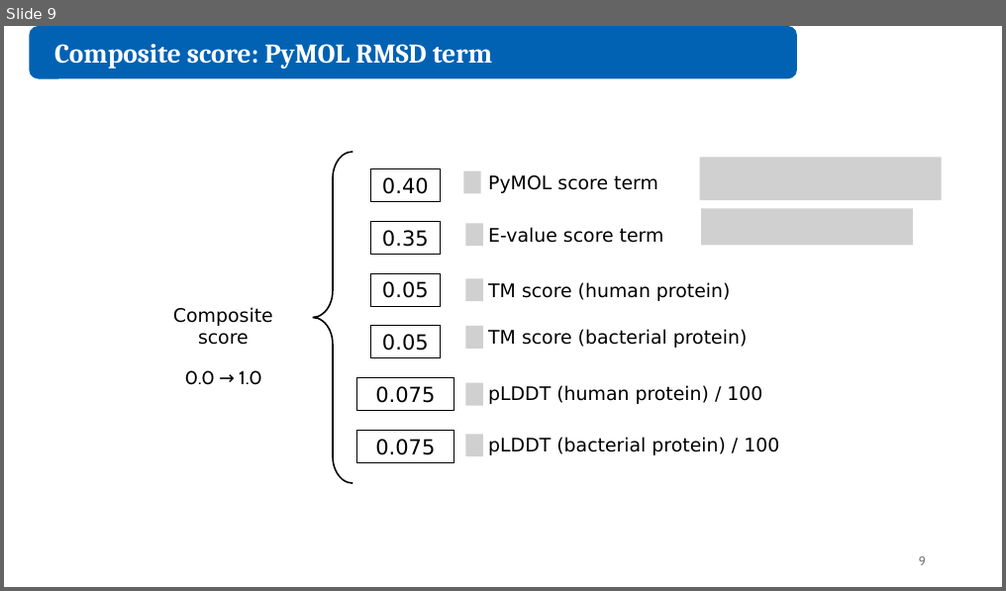
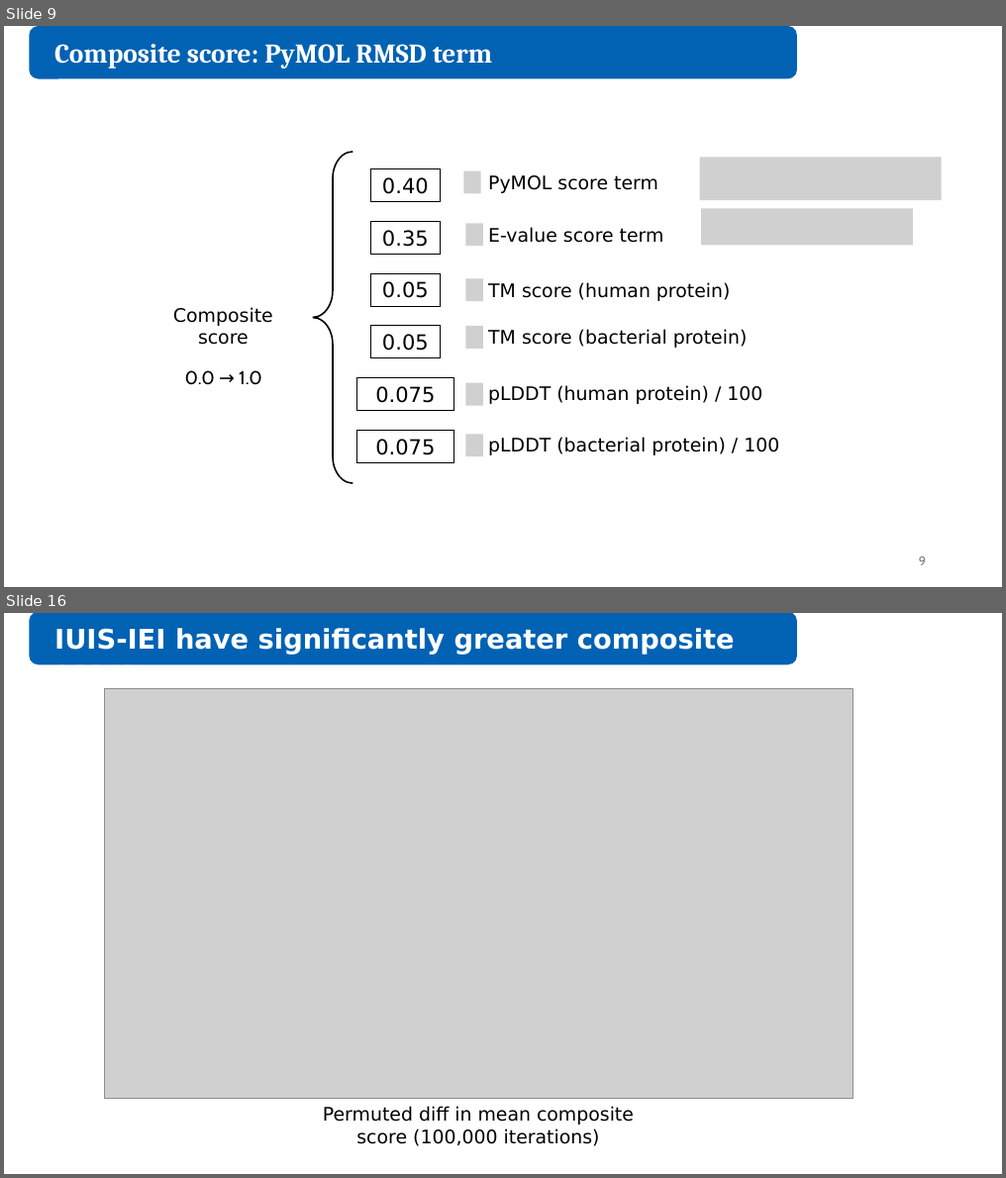
Before and after one commit to juliandeanmoran/BISSH, a slide deck: reports/2026-08-28_projectUpdate_3/2026-08-28_projectUpdate_3_jmoran.pptx. Shown one above the other, each under a label of ours: slide 9 before the commit, slides 9 and 16 after it; the slides between them are not shown. The pictures are 1006x591 and 1006x1178 pixels, drawn with LibreOffice and Linux fonts; fonts in the diff are those of the drawing; grey boxes stand for pictures. Boxes give left, top, right and bottom in pixels: in the first picture for what was removed or moved away, otherwise in the second. Text is boxed around its words. In the diff, an @@ line names an element or a change of style, - is before the commit and + after.

```diff
--- a/reports/2026-08-28_projectUpdate_3/2026-08-28_projectUpdate_3_jmoran.pptx
+++ b/reports/2026-08-28_projectUpdate_3/2026-08-28_projectUpdate_3_jmoran.pptx
@@ slide 16 added at (4, 613, 1002, 1174), background #FFFFFF @@
@@ rounded rectangle added at (30, 613, 796, 663), fill #0162B3, outline #0162B3 1.5 pt @@
@@ text added at (54, 628, 735, 665), 26 pt, text #FFFFFF, bold @@
+IUIS-IEI have significantly greater composite score
@@ picture added at (104, 689, 853, 1100) @@
@@ text added at (323, 1106, 634, 1147), 18 pt, text #000000 @@
+Permuted diff in mean composite score (100,000 iterations)
```
Also in this commit, not shown: 10 slides changed, 3 other slides added, 1 other file.
